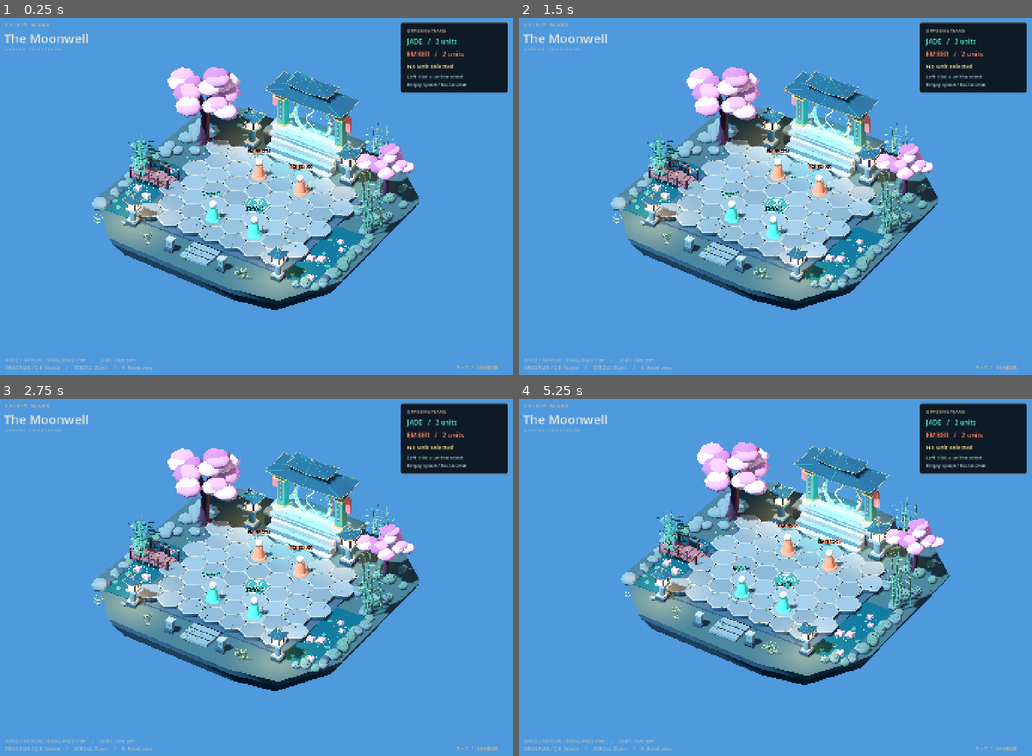
Above: before the commit, frames 1-4 (two rows, left to right).
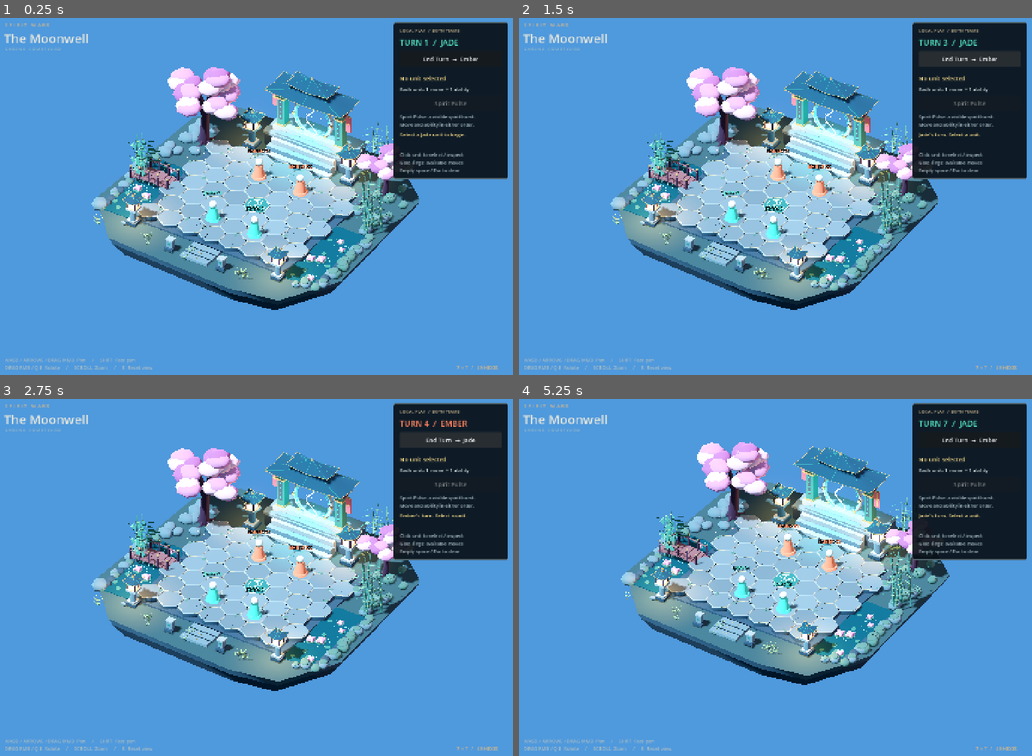
Above: after the commit, the same moments.

Repository: Hernan-dh/spirit-wars
Game: Godot game, scene res://scenes/battlefields/moonwell_courtyard.tscn
Same seed, same stepped clock (60 frames per second), same inputs: the game is played once before the commit and once after it.
Inputs (mouse positions are in pixels of both pictures, inside the frame that each line leads up to):
- Up to frame 1 (0.25 s): no input
- Up to frame 2 (1.5 s): click (970, 57) at 0.5 s, where only the run after the commit has a clickable "End Turn → Ember"; click (970, 57) at 1.25 s, where only the run after the commit has a clickable "End Turn → Jade"
- Up to frame 3 (2.75 s): click (451, 438) at 2 s, where only the run after the commit has a clickable "End Turn → Ember"
- Up to frame 4 (5.25 s): click (970, 438) at 2.75 s, where only the run after the commit has a clickable "End Turn → Jade"; click (970, 438) at 3.5 s, where only the run after the commit has a clickable "End Turn → Ember"; click (970, 438) at 4.25 s, where only the run after the commit has a clickable "End Turn → Jade"; tap A (camera_left) at 5 s; move the mouse to (893, 559) at 5.02 s; tap S (camera_back) at 5.1 s; click (893, 559) at 5.17 s

The runs differ from the first frame. In frame 1, 6.4% of the frame differs, in the area x 76-99%, y 1-46%; in frame 2, 7.0%; in frame 3, 7.0%; in frame 4, 6.4%.

Commit message:
feat: add alternating team turns with an End Turn control. Each
add alternating team turns with an End Turn control. Each unit can move once and use one ability during its team's turn. Both teams are controlled locally for now

Session: 9f287c1c-42e4-49fa-9b8e-bb94440c63eb
Turn: 1
Phase: feat
Images: 0
Kind: agent
Agent: llm
Provider: openai
Model: codex/gpt-6-astra
Settings: {"auth":"subscription","effort":"high","harness":"codex","harness_version":"codex-cli 0.169.0"}
Switched-By-User: false
Stop-Reason: completed
Duration-Ms: 206058
Trace: traces/9f287c1c-42e4-49fa-9b8e-bb94440c63eb/0001.json

Diff:
--- a/scripts/courtyard_labels.gd
+++ b/scripts/courtyard_labels.gd
@@ -1,6 +1,12 @@
 extends CanvasLayer
 ## Runtime presentation only; the battlefield stays clear in the 3D editor.
 var selection_label: Label
+var turn_label: Label
+var actions_label: Label
+var feedback_label: Label
+var ability_button: Button
+var end_turn_button: Button
+var skirmish: SkirmishController
 
 func _ready() -> void:
 	var frame := Control.new()
@@ -34,10 +40,10 @@
 	frame.add_child(count)
 	var panel := PanelContainer.new()
 	panel.set_anchors_and_offsets_preset(Control.PRESET_TOP_RIGHT)
-	panel.position = Vector2(-330, 30)
-	panel.custom_minimum_size = Vector2(292, 0)
-	# This information panel does not consume battlefield clicks.
-	panel.mouse_filter = Control.MOUSE_FILTER_IGNORE
+	panel.position = Vector2(-350, 30)
+	panel.custom_minimum_size = Vector2(312, 0)
+	# Interactive panel blocks clicks from reaching the battlefield.
+	panel.mouse_filter = Control.MOUSE_FILTER_STOP
 	var style := StyleBoxFlat.new()
 	style.bg_color = Color(0.035, 0.065, 0.09, 0.92)
 	style.border_color = Color("52656d")
@@ -53,15 +59,46 @@
 	rows.add_theme_constant_override("separation", 8)
 	rows.mouse_filter = Control.MOUSE_FILTER_IGNORE
 	panel.add_child(rows)
-	add_status_row(rows, "OPPOSING TEAMS", 12, Color("cbb58e"))
-	add_status_row(rows, "JADE   /   2 units", 18, Color("52e0c0"))
-	add_status_row(rows, "EMBER   /   2 units", 18, Color("ff825e"))
-	selection_label = add_status_row(rows, "No unit selected", 16, Color("ffe08a"))
-	add_status_row(rows, "Left click a unit to select\nEmpty space / Esc to clear", 13, Color("a7bbc3"))
-	get_parent().get_node("Skirmish").selection_changed.connect(_on_selection_changed)
+	skirmish = get_parent().get_node("Skirmish")
+	add_status_row(rows, "LOCAL PLAY  /  BOTH TEAMS", 12, Color("cbb58e"))
+	turn_label = add_status_row(rows, "", 22, Color.WHITE)
+	end_turn_button = Button.new()
+	end_turn_button.name = "EndTurn"
+	end_turn_button.custom_minimum_size.y = 42
+	end_turn_button.pressed.connect(skirmish.end_turn)
+	rows.add_child(end_turn_button)
+	rows.add_child(HSeparator.new())
+	selection_label = add_status_row(rows, "", 16, Color("ffe08a"))
+	actions_label = add_status_row(rows, "", 14, Color("d6e1e2"))
+	ability_button = Button.new()
+	ability_button.name = "SpiritPulse"
+	ability_button.custom_minimum_size.y = 40
+	ability_button.tooltip_text = "Release a visible spirit burst. No damage yet.\nUses this unit's ability for the turn."
+	ability_button.pressed.connect(skirmish.use_selected_ability)
+	rows.add_child(ability_button)
+	add_status_row(rows, "Spirit Pulse: a visible spirit burst.\nMove and ability in either order.", 13, Color("a7bbc3"))
+	feedback_label = add_status_row(rows, "", 14, Color("ffe08a"))
+	feedback_label.custom_minimum_size = Vector2(276, 48)
+	feedback_label.autowrap_mode = TextServer.AUTOWRAP_WORD_SMART
+	add_status_row(rows, "Click unit to select / inspect\nGold rings: available moves\nEmpty space / Esc to clear", 13, Color("a7bbc3"))
+	skirmish.state_changed.connect(_refresh_status)
+	_refresh_status()
 
-func _on_selection_changed(unit: PlaceholderUnit) -> void:
+func _refresh_status() -> void:
+	turn_label.text = "TURN %d  /  %s" % [skirmish.turn_number, skirmish.active_team_name().to_upper()]
+	turn_label.modulate = Color("52e0c0") if skirmish.active_team == PlaceholderUnit.Team.JADE else Color("ff825e")
+	end_turn_button.text = "End Turn  →  %s" % ("Ember" if skirmish.active_team == PlaceholderUnit.Team.JADE else "Jade")
+	var unit := skirmish.selected_unit
 	selection_label.text = "Selected: %s" % unit.display_name() if unit != null else "No unit selected"
+	ability_button.disabled = not skirmish.can_use_ability(unit)
+	ability_button.text = "Spirit Pulse" if unit == null or not unit.ability_used else "Spirit Pulse  /  Used"
+	if unit == null:
+		actions_label.text = "Each unit: 1 move + 1 ability"
+	elif unit.team != skirmish.active_team:
+		actions_label.text = "Waiting for %s's turn" % unit.team_name()
+	else:
+		actions_label.text = "Move: %s   /   Ability: %s" % ["used" if unit.has_moved else "ready", "used" if unit.ability_used else "ready"]
+	feedback_label.text = skirmish.feedback
 
 func add_status_row(parent: Control, text: String, size: int, color: Color) -> Label:
 	var label := Label.new()
--- a/scripts/placeholder_unit.gd
+++ b/scripts/placeholder_unit.gd
@@ -16,6 +16,8 @@
 			_update_identity()
 
 var selected := false
+var has_moved := false
+var ability_used := false
 
 func _ready() -> void:
 	_update_identity()
@@ -46,3 +48,27 @@
 	selected = value
 	$SelectionRing.visible = value
 	$SelectionMarker.visible = value
+
+func reset_actions() -> void:
+	has_moved = false
+	ability_used = false
+
+func play_spirit_pulse() -> void:
+	# Starter ability feedback; damage and combat rules are not implemented yet.
+	var pulse := MeshInstance3D.new()
+	var ring := TorusMesh.new()
+	ring.inner_radius = 0.48
+	ring.outer_radius = 0.62
+	pulse.mesh = ring
+	var material := StandardMaterial3D.new()
+	material.shading_mode = BaseMaterial3D.SHADING_MODE_UNSHADED
+	material.transparency = BaseMaterial3D.TRANSPARENCY_ALPHA
+	material.albedo_color = team_color()
+	pulse.material_override = material
+	pulse.cast_shadow = GeometryInstance3D.SHADOW_CASTING_SETTING_OFF
+	get_parent().add_child(pulse)
+	pulse.global_position = global_position + Vector3(0, 0.2, 0)
+	var tween := pulse.create_tween().set_parallel(true)
+	tween.tween_property(pulse, "scale", Vector3(3.0, 1.0, 3.0), 0.65)
+	tween.tween_property(material, "albedo_color:a", 0.0, 0.65)
+	tween.chain().tween_callback(pulse.queue_free)
--- a/scripts/unit_selection.gd
+++ b/scripts/unit_selection.gd
@@ -1,9 +1,115 @@
+class_name SkirmishController
 extends Node3D
-## Single-unit inspection for either opposing team. Pick in the physics step.
+## Local hot-seat turns, authoritative action checks, and physics-step picking.
 signal selection_changed(unit: PlaceholderUnit)
+signal state_changed
+
+const NEIGHBORS := [Vector2i(1, 0), Vector2i(-1, 0), Vector2i(0, 1), Vector2i(0, -1), Vector2i(1, -1), Vector2i(-1, 1)]
 
 var selected_unit: PlaceholderUnit
+var active_team: PlaceholderUnit.Team = PlaceholderUnit.Team.JADE
+var turn_number := 1
+var feedback := "Select a Jade unit to begin."
+var units: Array[PlaceholderUnit] = []
+var tiles: Dictionary[Vector2i, Node3D] = {}
+var unit_tiles: Dictionary[PlaceholderUnit, Vector2i] = {}
+var _highlights: Dictionary[Vector2i, MeshInstance3D] = {}
 var _pending_clicks: Array[Vector2] = []
+
+func _ready() -> void:
+	for tile: Node3D in get_parent().get_node("Board_7x7").get_children():
+		var cell := Vector2i(tile.get_meta("axial_q"), tile.get_meta("axial_r"))
+		tiles[cell] = tile
+		var marker := MeshInstance3D.new()
+		var ring := TorusMesh.new()
+		ring.inner_radius = 0.58
+		ring.outer_radius = 0.65
+		ring.rings = 24
+		ring.ring_segments = 6
+		marker.mesh = ring
+		var material := StandardMaterial3D.new()
+		material.shading_mode = BaseMaterial3D.SHADING_MODE_UNSHADED
+		material.albedo_color = Color("ffe08a")
+		marker.material_override = material
+		marker.cast_shadow = GeometryInstance3D.SHADOW_CASTING_SETTING_OFF
+		tile.add_child(marker)
+		marker.position.y = 0.39
+		marker.visible = false
+		_highlights[cell] = marker
+	for child in get_children():
+		if child is PlaceholderUnit:
+			var unit := child as PlaceholderUnit
+			units.append(unit)
+			var closest := Vector2i.ZERO
+			var distance := INF
+			for cell: Vector2i in tiles:
+				var candidate := unit.global_position.distance_squared_to(tile_position(cell))
+				if candidate < distance:
+					distance = candidate
+					closest = cell
+			unit_tiles[unit] = closest
+			unit.global_position = tile_position(closest)
+			unit.reset_actions()
+
+func active_team_name() -> String:
+	return "Jade" if active_team == PlaceholderUnit.Team.JADE else "Ember"
+
+func can_act(unit: PlaceholderUnit) -> bool:
+	return is_instance_valid(unit) and unit in units and unit.team == active_team
+
+func can_use_ability(unit: PlaceholderUnit) -> bool:
+	return can_act(unit) and not unit.ability_used
+
+func available_moves(unit: PlaceholderUnit) -> Array[Vector2i]:
+	var result: Array[Vector2i] = []
+	if not can_act(unit) or unit.has_moved:
+		return result
+	for offset: Vector2i in NEIGHBORS:
+		var cell: Vector2i = unit_tiles[unit] + offset
+		if tiles.has(cell) and not cell in unit_tiles.values():
+			result.append(cell)
+	return result
+
+func tile_position(cell: Vector2i) -> Vector3:
+	return tiles[cell].global_position + Vector3(0, 0.35, 0)
+
+func try_move(unit: PlaceholderUnit, cell: Vector2i) -> bool:
+	if not cell in available_moves(unit):
+		if not can_act(unit):
+			feedback = "Select a %s unit to act." % active_team_name()
+		elif unit.has_moved:
+			feedback = "%s has already moved this turn." % unit.display_name()
+		else:
+			feedback = "Choose a highlighted, empty adjacent hex."
+		state_changed.emit()
+		return false
+	unit_tiles[unit] = cell
+	unit.global_position = tile_position(cell)
+	unit.has_moved = true
+	feedback = "%s moved." % unit.display_name()
+	_refresh()
+	return true
+
+func use_selected_ability() -> bool:
+	if not can_use_ability(selected_unit):
+		return false
+	selected_unit.ability_used = true
+	selected_unit.play_spirit_pulse()
+	feedback = "%s used Spirit Pulse." % selected_unit.display_name()
+	_refresh()
+	return true
+
+func end_turn() -> void:
+	# Discard clicks queued before the handoff so they cannot act for the new team.
+	_pending_clicks.clear()
+	active_team = PlaceholderUnit.Team.EMBER if active_team == PlaceholderUnit.Team.JADE else PlaceholderUnit.Team.JADE
+	turn_number += 1
+	for unit in units:
+		if unit.team == active_team:
+			unit.reset_actions()
+	select_unit(null)
+	feedback = "%s's turn. Select a unit." % active_team_name()
+	_refresh()
 
 func _unhandled_input(event: InputEvent) -> void:
 	if event is InputEventMouseButton and event.button_index == MOUSE_BUTTON_LEFT and event.pressed:
@@ -21,10 +127,16 @@
 			continue
 		var origin := camera.project_ray_origin(screen_position)
 		var end := origin + camera.project_ray_normal(screen_position) * camera.far
-		# Include the board (layer 1) so its surface can occlude a unit.
 		var query := PhysicsRayQueryParameters3D.create(origin, end, 3)
 		var hit := get_world_3d().direct_space_state.intersect_ray(query)
-		select_unit(hit.get("collider") as PlaceholderUnit)
+		var collider := hit.get("collider") as Node
+		if collider is PlaceholderUnit:
+			select_unit(collider)
+		elif collider != null and collider.get_parent().has_meta("axial_q") and can_act(selected_unit):
+			var tile := collider.get_parent()
+			try_move(selected_unit, Vector2i(tile.get_meta("axial_q"), tile.get_meta("axial_r")))
+		else:
+			select_unit(null)
 	_pending_clicks.clear()
 
 func select_unit(unit: PlaceholderUnit) -> void:
@@ -35,4 +147,23 @@
 	selected_unit = unit
 	if is_instance_valid(selected_unit):
 		selected_unit.set_selected(true)
+	feedback = "Select a %s unit." % active_team_name()
+	if unit != null:
+		if not can_act(unit):
+			feedback = "This unit is waiting for its team's turn."
+		elif unit.has_moved and unit.ability_used:
+			feedback = "All actions used. Select another unit or end turn."
+		elif unit.has_moved:
+			feedback = "Move used. Spirit Pulse is still available."
+		elif available_moves(unit).is_empty():
+			feedback = "No empty adjacent hexes to move to."
+		else:
+			feedback = "Click a highlighted hex to move."
 	selection_changed.emit(selected_unit)
+	_refresh()
+
+func _refresh() -> void:
+	var moves := available_moves(selected_unit)
+	for cell: Vector2i in _highlights:
+		_highlights[cell].visible = cell in moves
+	state_changed.emit()
